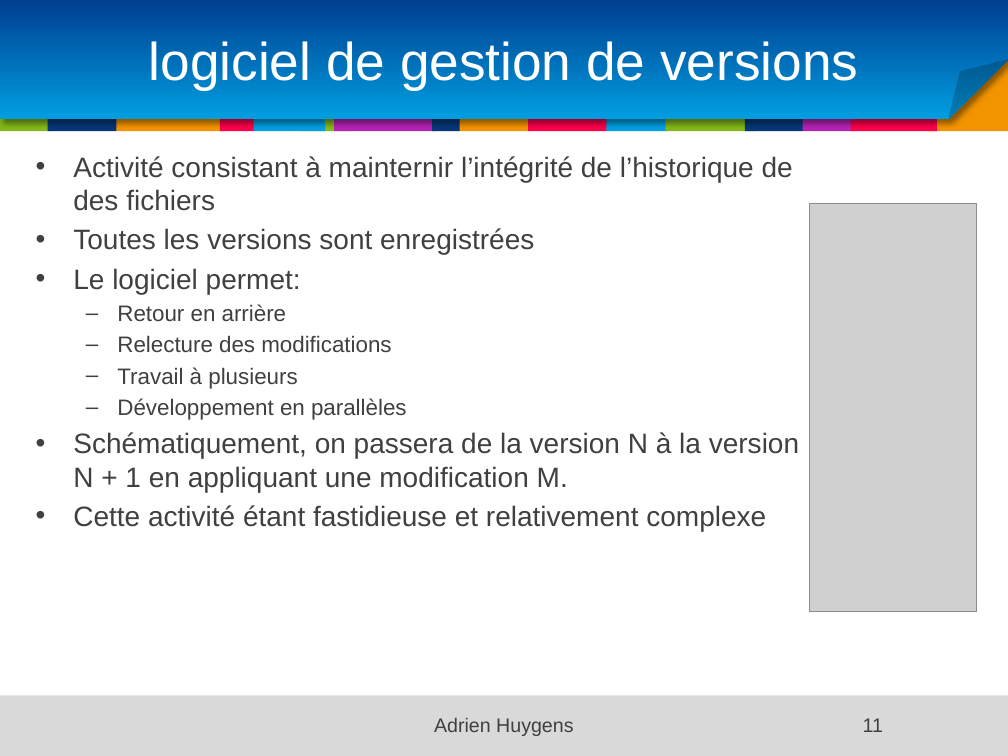
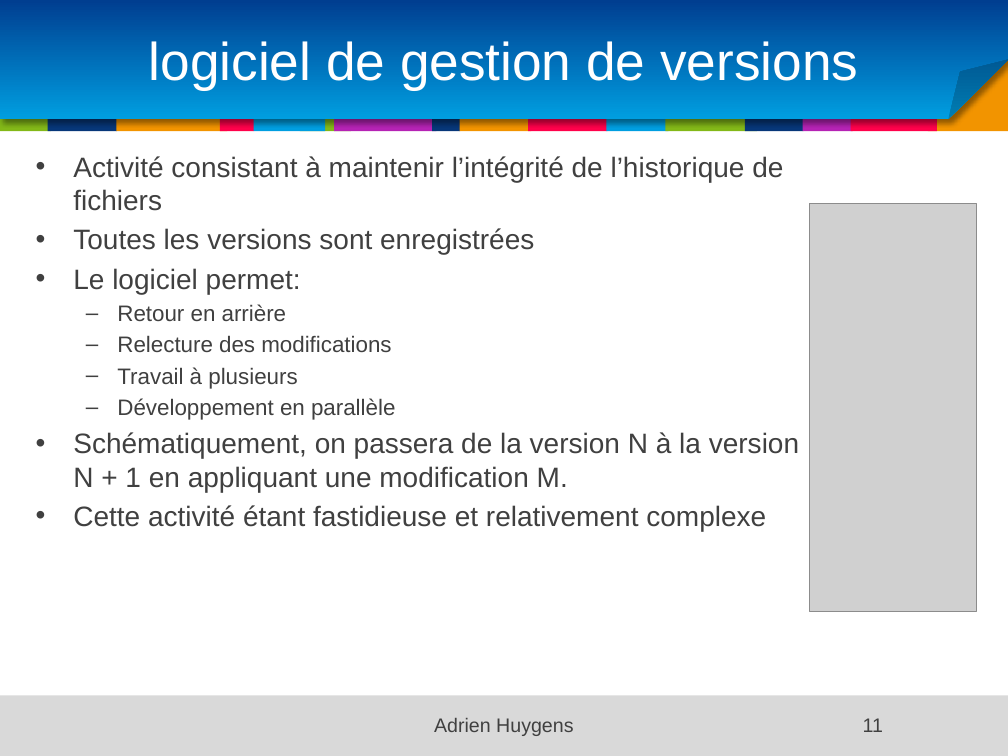
Before and after one commit to samouraii/CoursEntrepriseNumerique, a slide deck: slide 11 of Chapitre1.pptx. Drawn at 1008x756 pixels with LibreOffice and Linux fonts; fonts in the diff are those of the drawing; grey boxes stand for pictures; background and template pictures are left out. Boxes give left, top, right and bottom in pixels: in the first picture for what was removed or moved away, otherwise in the second. Text is boxed around its words. In the diff, an @@ line names an element or a change of style, - is before the commit and + after.

```diff
--- a/Chapitre1.pptx
+++ b/Chapitre1.pptx
@@ text at [73,156,783,211]: text changed @@
-• Activité consistant à mainternir l’intégrité de l’historique de des fichiers
+• Activité consistant à maintenir l’intégrité de l’historique de fichiers
@@ text at [117,398,395,420]: text changed @@
-  – Développement en parallèles
+  – Développement en parallèle
```
Also in this commit, not shown: 43 other slides changed, 1 slide removed.
